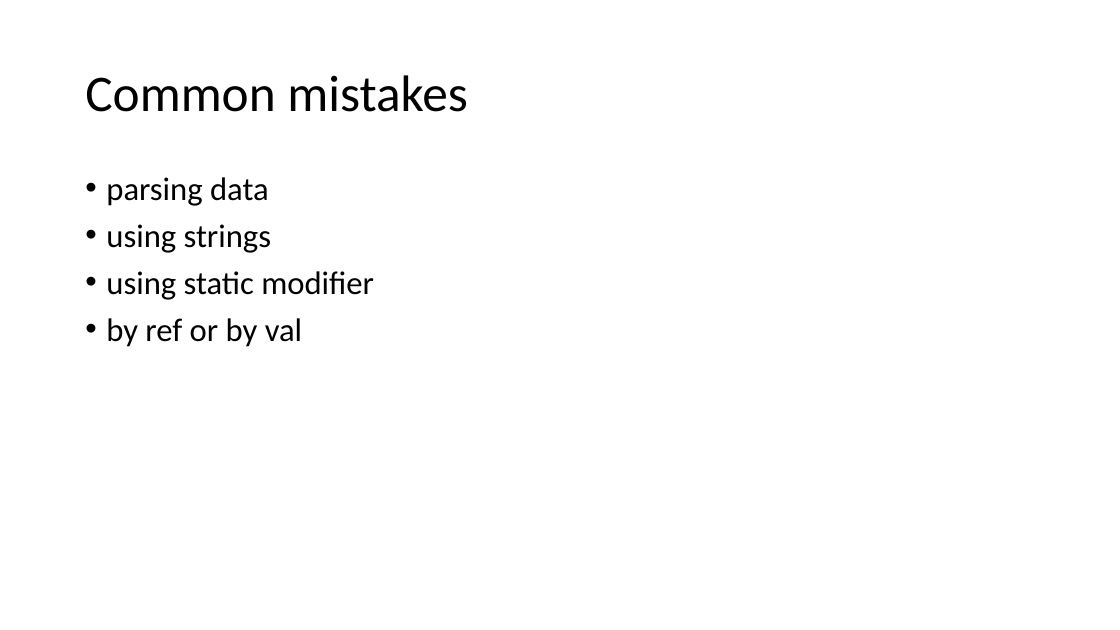
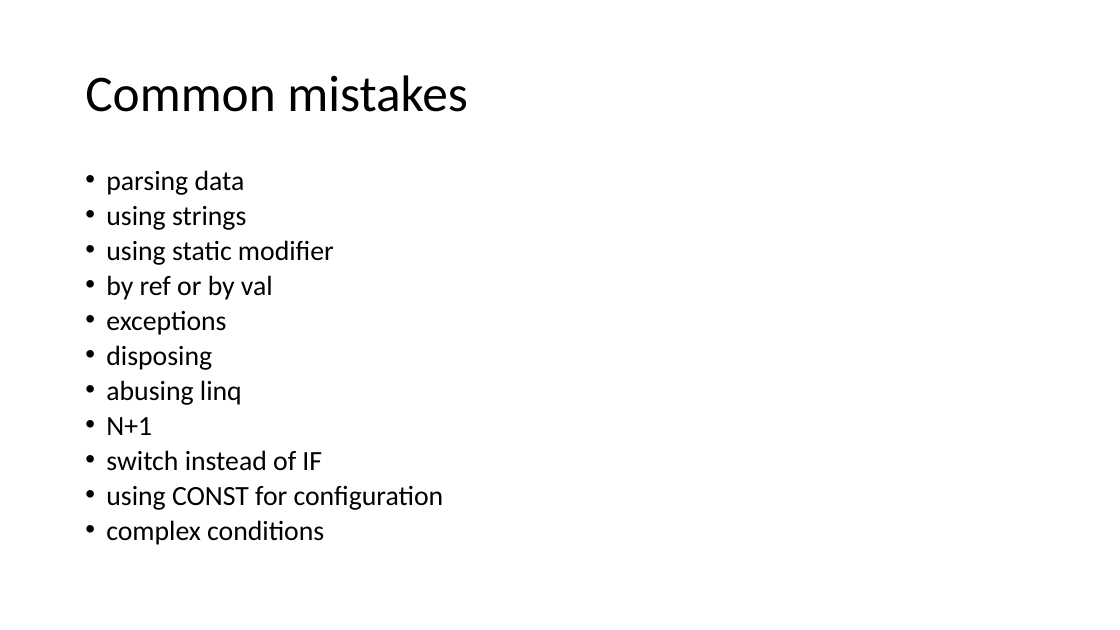
Before and after one commit to lario/BadCode, a slide deck: slide 4 of docs/presentation.pptx. Drawn at 1120x630 pixels with LibreOffice and Linux fonts; fonts in the diff are those of the drawing. Boxes give left, top, right and bottom in pixels: in the first picture for what was removed or moved away, otherwise in the second. Text is boxed around its words. In the diff, an @@ line names an element or a change of style, - is before the commit and + after.

Commit message:
update presentation

```diff
--- a/docs/presentation.pptx
+++ b/docs/presentation.pptx
@@ text at box(106, 170, 334, 300): size 28 to 23.8 pt in "parsing data", "using strings", "using static modifier", "by ref or by val"; line spacing 0.9 to 0.7 @@
@@ text at box(106, 311, 444, 545): paragraphs added @@
+• exceptions
+• disposing
+• abusing linq
+• N+1
+• switch instead of IF
+• using CONST for configuration
+• complex conditions
```
Also in this commit, not shown: 1 other file.
